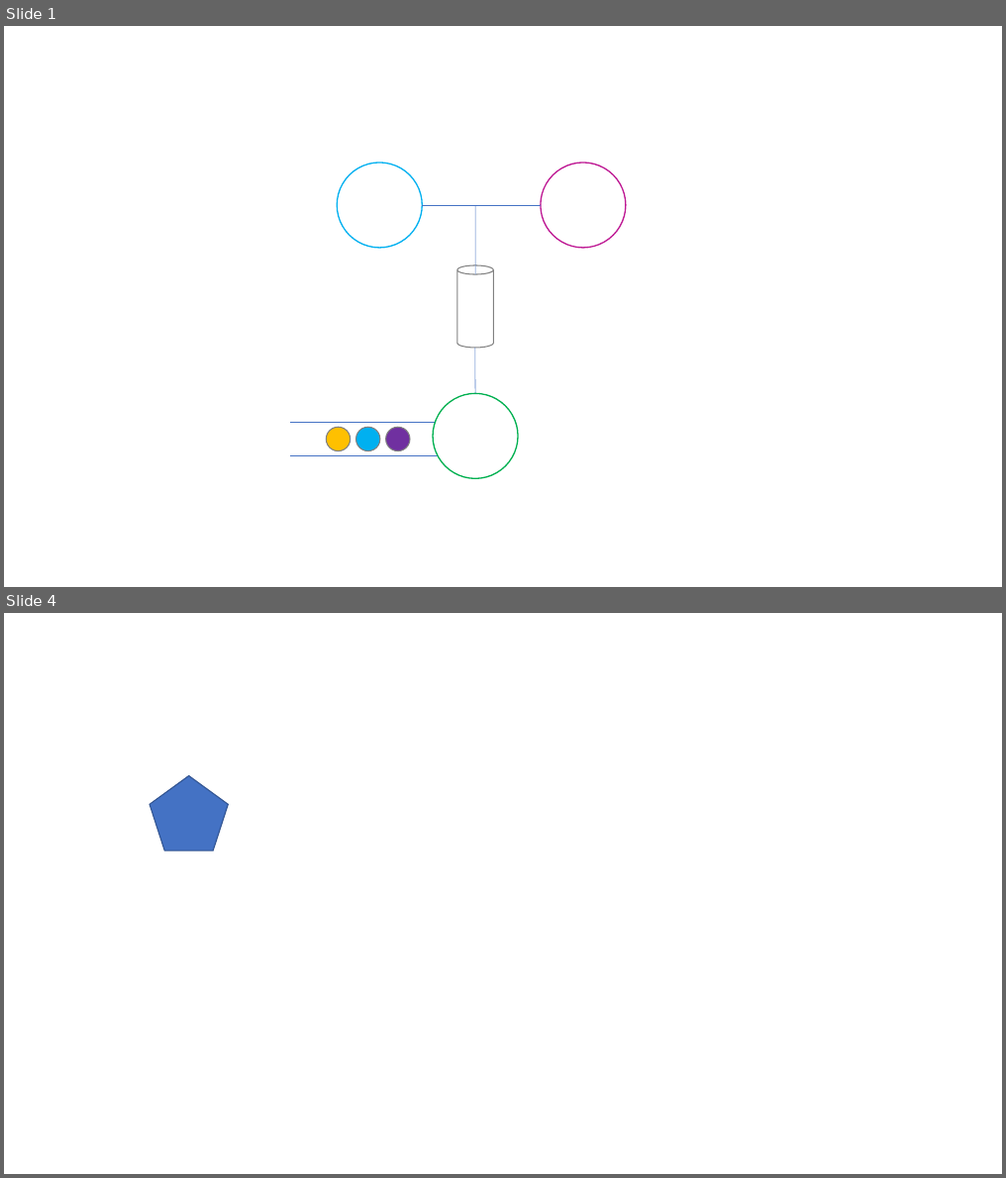
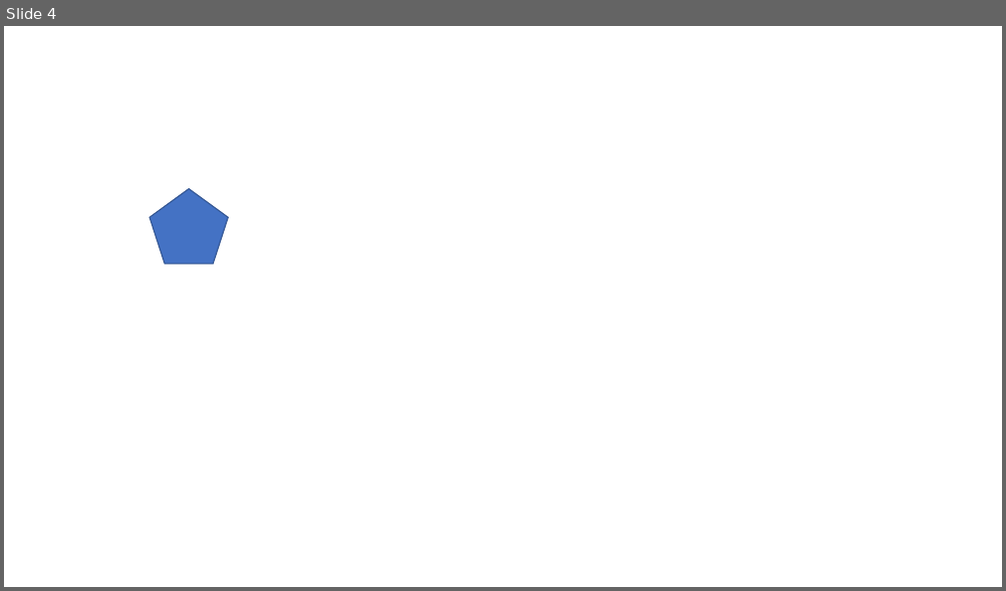
Before and after one commit to cruz-victor/animaciones, a slide deck: trayectoriaDeAnimaciones.pptx. Shown one above the other, each under a label of ours: slides 1 and 4 before the commit, slide 4 after it; the slides between them are not shown. The pictures are 1006x1178 and 1006x591 pixels, drawn with LibreOffice and Linux fonts; fonts in the diff are those of the drawing. Boxes give left, top, right and bottom in pixels: in the first picture for what was removed or moved away, otherwise in the second. Text is boxed around its words. In the diff, an @@ line names an element or a change of style, - is before the commit and + after.

```diff
--- a/trayectoriaDeAnimaciones.pptx
+++ b/trayectoriaDeAnimaciones.pptx
@@ slide 1 removed at [4, 26, 1002, 587], background #FFFFFF @@
@@ ellipse removed at [338, 163, 423, 248] @@
@@ ellipse removed at [541, 163, 626, 248] @@
@@ line removed from (423, 205) to (541, 205) @@
@@ line removed from (475, 274) to (475, 205) @@
@@ cylinder removed at [457, 266, 494, 348] @@
@@ line removed from (475, 393) to (475, 348) @@
@@ ellipse removed at [433, 393, 519, 478] @@
@@ line removed from (290, 423) to (445, 423) @@
@@ ellipse removed at [326, 427, 350, 452] @@
@@ ellipse removed at [355, 427, 380, 452] @@
@@ ellipse removed at [386, 427, 410, 452] @@
@@ line removed from (290, 457) to (445, 457) @@
```
Also in this commit, not shown: 4 slides added, 2 other slides removed.
